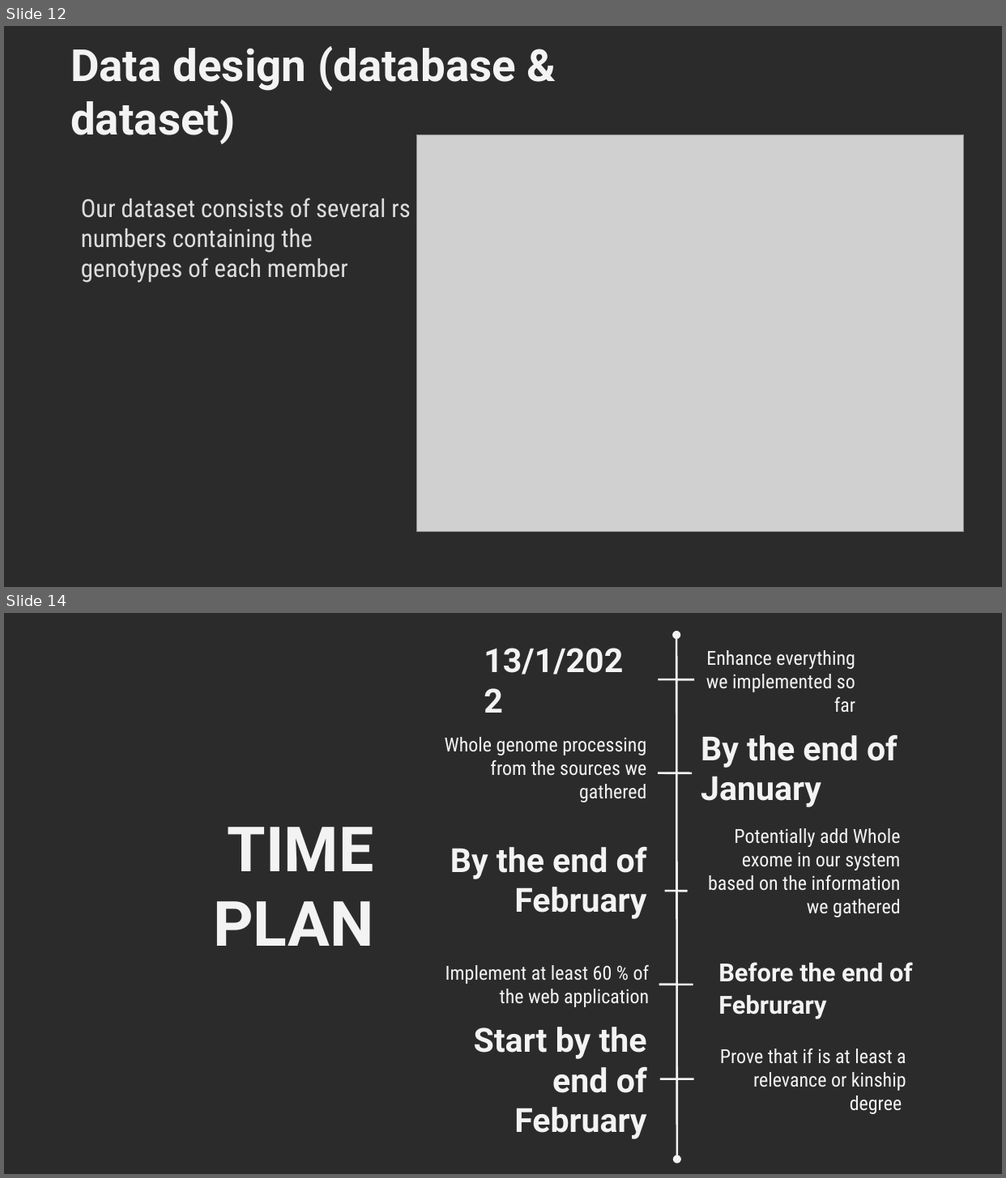
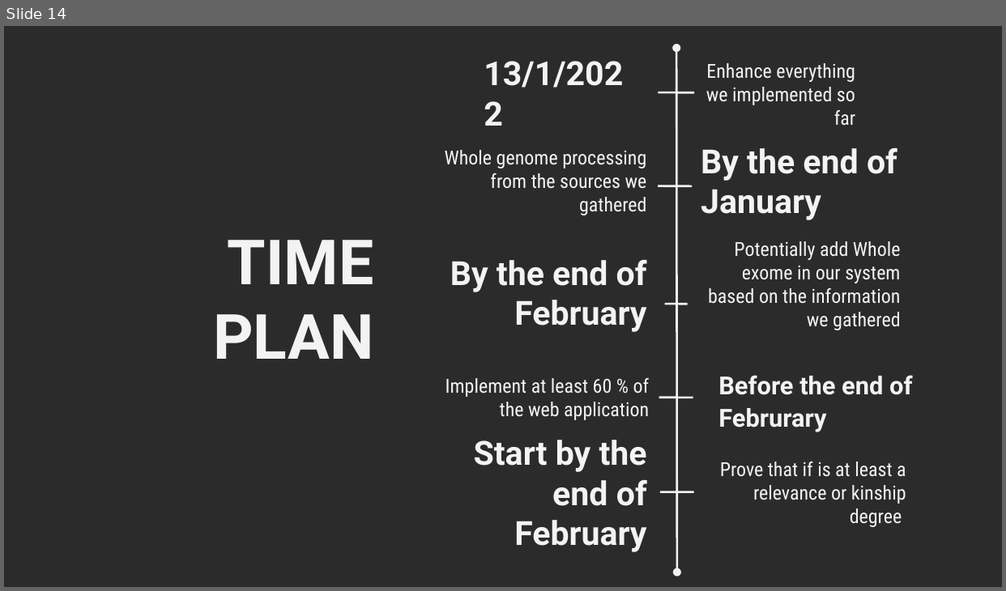
Before and after one commit to YoussifAssem/Genatac, a slide deck: E-Genetics/presentations/new presentation.pptx. Shown one above the other, each under a label of ours: slides 12 and 14 before the commit, slide 14 after it; the slides between them are not shown. The pictures are 1006x1178 and 1006x591 pixels, drawn with LibreOffice and Linux fonts; fonts in the diff are those of the drawing; grey boxes stand for pictures; background and template pictures are left out; a plain dark background stands for a picture behind light text. Boxes give left, top, right and bottom in pixels: in the first picture for what was removed or moved away, otherwise in the second. Text is boxed around its words. In the diff, an @@ line names an element or a change of style, - is before the commit and + after.

```diff
--- a/E-Genetics/presentations/new presentation.pptx
+++ b/E-Genetics/presentations/new presentation.pptx
@@ slide 12 removed at [4,26,1002,587], background picture (left out) @@
@@ text removed at [70,46,516,144] @@
-Data design (database & dataset)
@@ picture removed at [417,135,964,532] @@
@@ text removed at [81,198,410,283] @@
-Our dataset consists of several rs numbers containing the genotypes of each member
```
Also in this commit, not shown: 3 slides changed, 2 slides added, 1 other slide removed.
